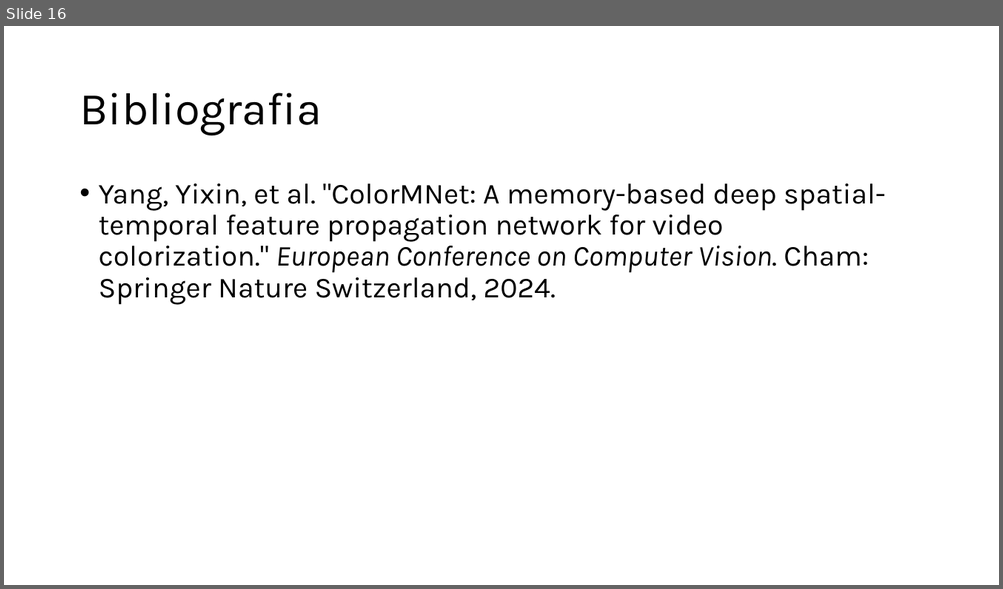
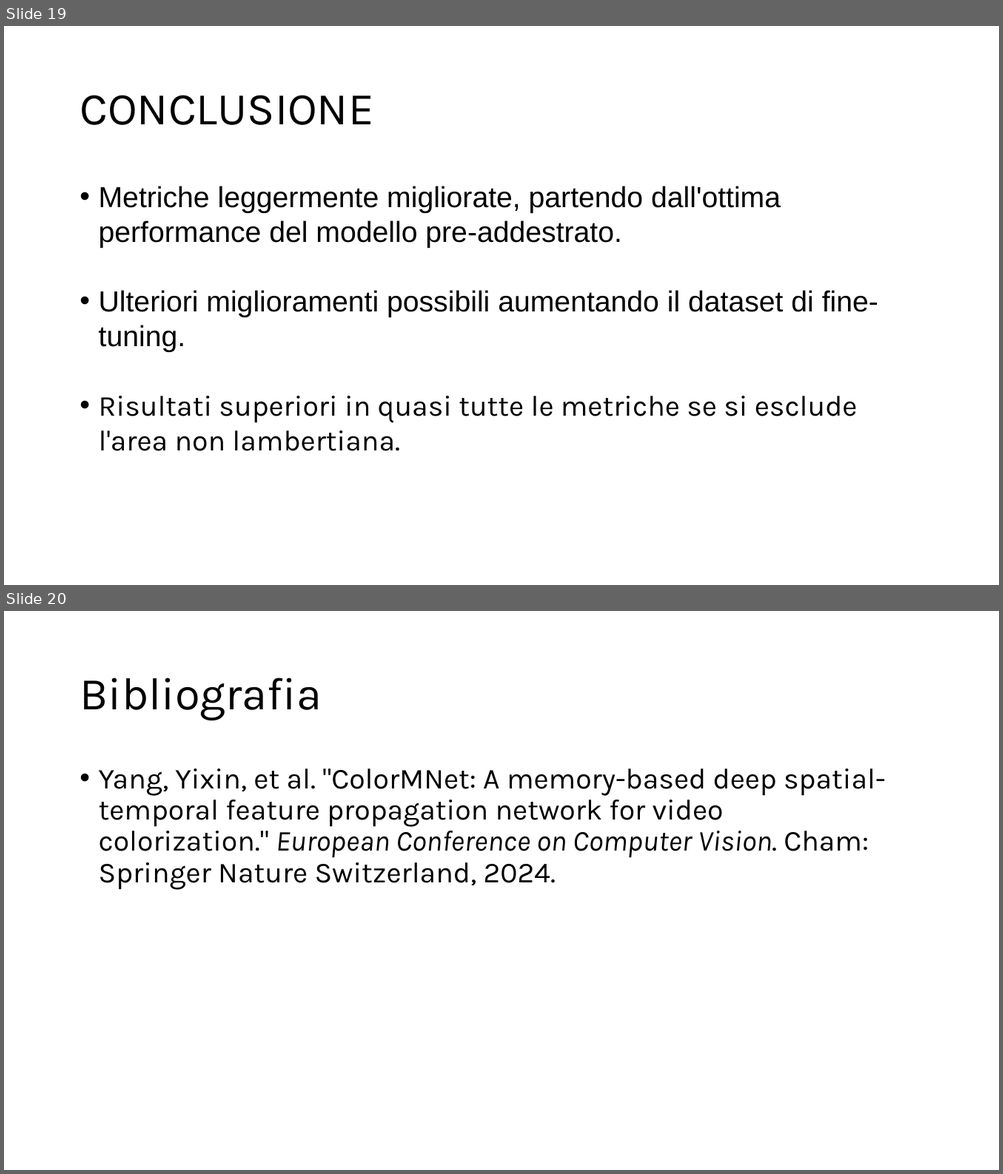
Before and after one commit to GiuseppeSpathis/colormnet, a slide deck: fileEsame/presentation.pptx. Shown one above the other, each under a label of ours: slide 16 before the commit, slides 19 and 20 after it. The pictures are 1003x589 and 1003x1174 pixels, drawn with LibreOffice and Linux fonts; fonts in the diff are those of the drawing. Boxes give left, top, right and bottom in pixels: in the first picture for what was removed or moved away, otherwise in the second. Text is boxed around its words. In the diff, an @@ line names an element or a change of style, - is before the commit and + after.

```diff
--- a/fileEsame/presentation.pptx
+++ b/fileEsame/presentation.pptx
@@ slide 19 added at (x1=4, y1=26, x2=999, y2=585), background #FFFFFF @@
@@ title added at (x1=79, y1=95, x2=373, y2=125), 44 pt, text #000000 @@
+CONCLUSIONE
@@ text added at (x1=99, y1=186, x2=878, y2=452), 28 pt, text #000000 @@
+• Metriche leggermente migliorate, partendo dall'ottima performance del modello pre-addestrato.
+• Ulteriori miglioramenti possibili aumentando il dataset di fine- tuning.
+• Risultati superiori in quasi tutte le metriche se si esclude l'area non lambertiana.
@@ what was slide 16 is now slide 20 @@
```
Also in this commit, not shown: 1 slide changed, 3 other slides added, 6 other files.
